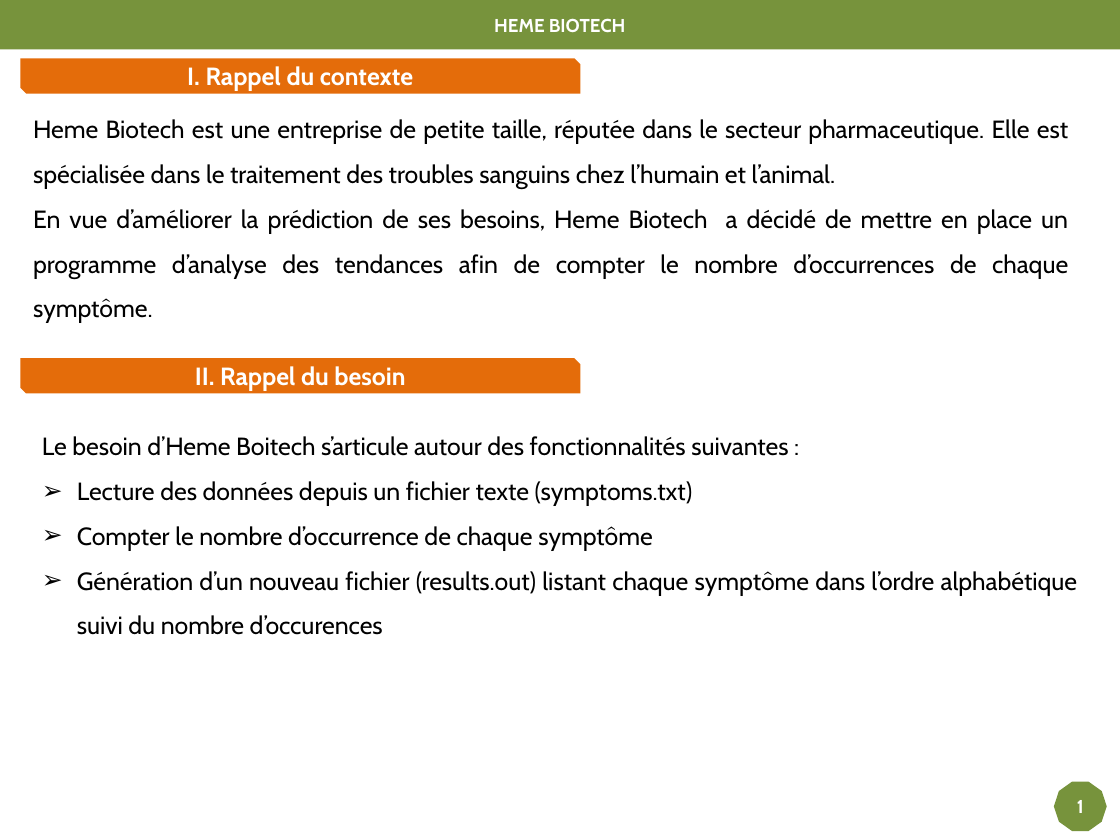
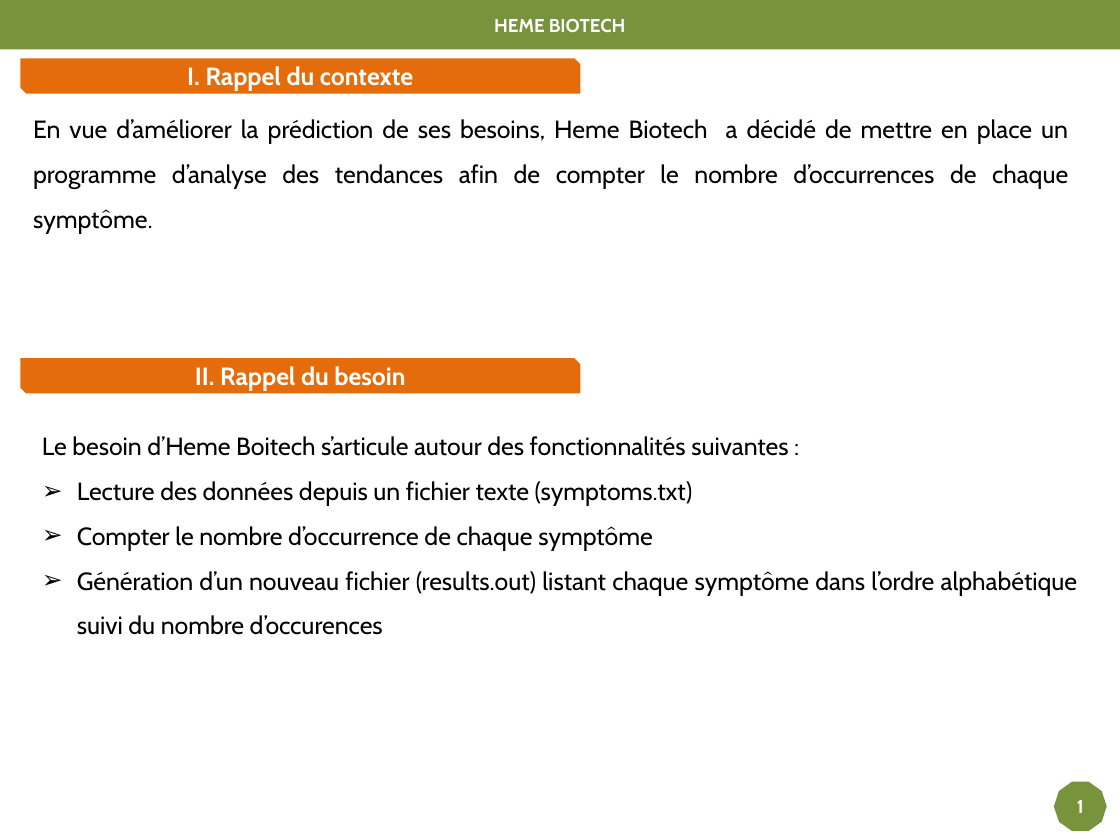
Before and after one commit to bende47/Project_DA_Java_EN_Come_to_the_Rescue_of_a_Java_Application, a slide deck: slide 3 of Projet P2.pptx. Drawn at 1120x840 pixels with LibreOffice and Linux fonts; fonts in the diff are those of the drawing. Boxes give left, top, right and bottom in pixels: in the first picture for what was removed or moved away, otherwise in the second. Text is boxed around its words. In the diff, an @@ line names an element or a change of style, - is before the commit and + after.

```diff
--- a/Projet P2.pptx
+++ b/Projet P2.pptx
@@ text at <box>33,119,1068,189</box>: paragraph removed @@
-Heme Biotech est une entreprise de petite taille, réputée dans le secteur pharmaceutique. Elle est spécialisée dans le traitement des troubles sanguins chez l’humain et l’animal.
```
Also in this commit, not shown: 7 other slides changed.
